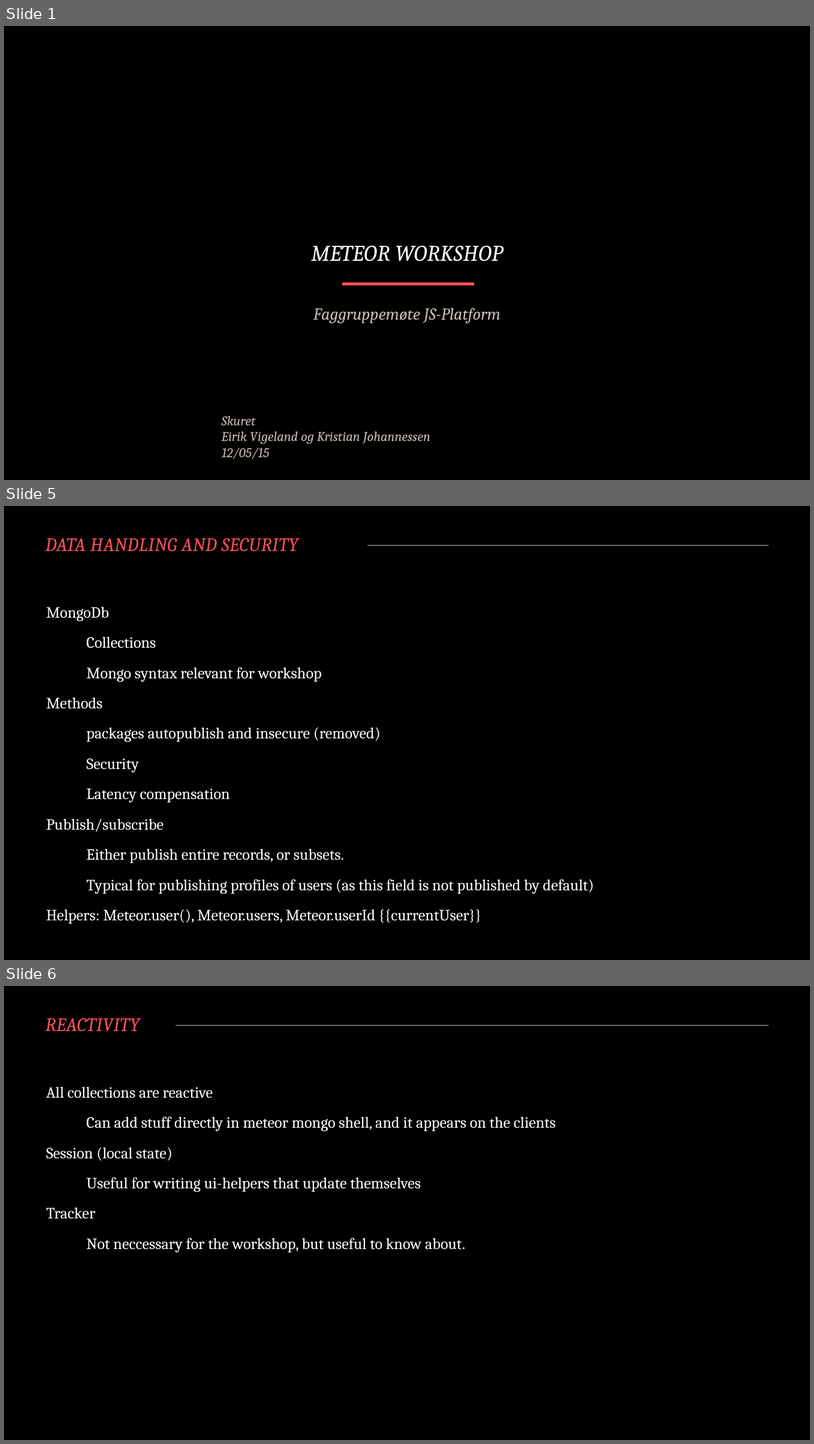
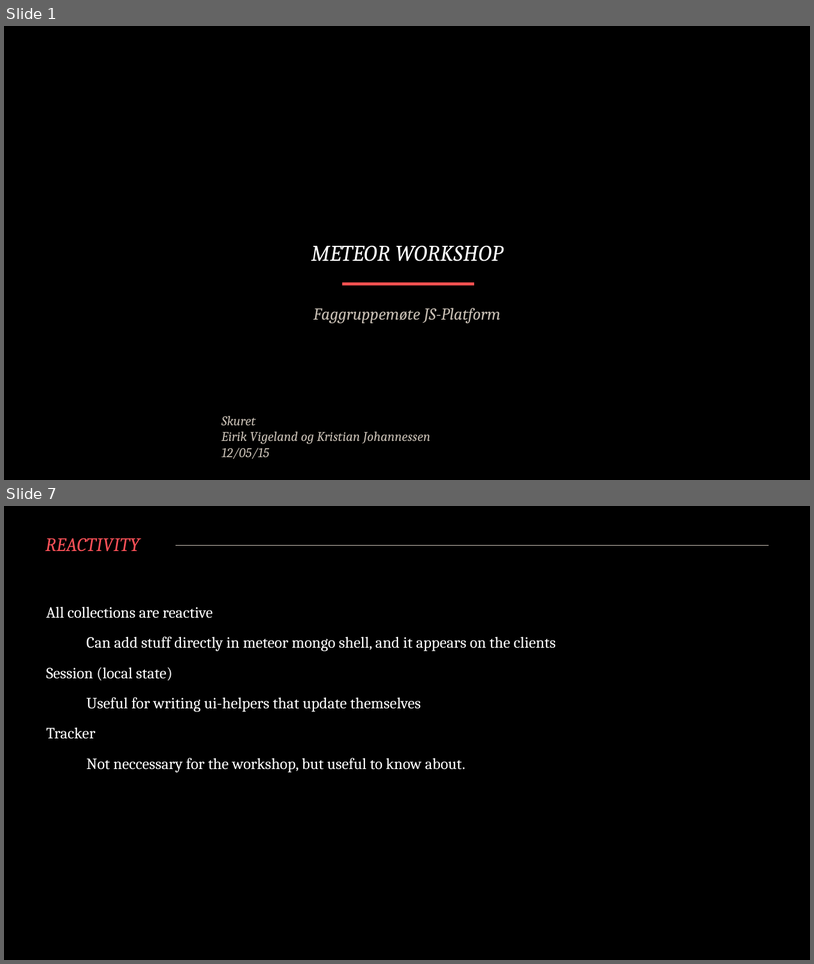
Before and after one commit to EirikV/meteor-workshop, a slide deck: private/Presentasjon.pptx. Shown one above the other, each under a label of ours: slides 1, 5 and 6 before the commit, slides 1 and 7 after it; the slides between them are not shown. The pictures are 814x1444 and 814x964 pixels, drawn with LibreOffice and Linux fonts; fonts in the diff are those of the drawing; background and template pictures are left out. Boxes give left, top, right and bottom in pixels: in the first picture for what was removed or moved away, otherwise in the second. Text is boxed around its words. In the diff, an @@ line names an element or a change of style, - is before the commit and + after.

Commit message:
Presentation

```diff
--- a/private/Presentasjon.pptx
+++ b/private/Presentasjon.pptx
@@ slide 5 removed at (x1=4, y1=506, x2=810, y2=960), background #000000; not listed: 1 template element that a slide beside it also shows @@
@@ title removed at (x1=45, y1=538, x2=299, y2=552) @@
-DATA HANDLING AND SECURITY
@@ text removed at (x1=46, y1=607, x2=594, y2=924) @@
-MongoDb
-Collections
-Mongo syntax relevant for workshop
-Methods
-packages autopublish and insecure (removed)
-Security
-Latency compensation
-Publish/subscribe
-Either publish entire records, or subsets.
-Typical for publishing profiles of users (as this field is not published by default)
-Helpers: Meteor.user(), Meteor.users, Meteor.userId {{currentUser}}
@@ what was slide 6 is now slide 7 @@
```
Also in this commit, not shown: 3 slides changed, 3 slides added, 1 other slide removed.
